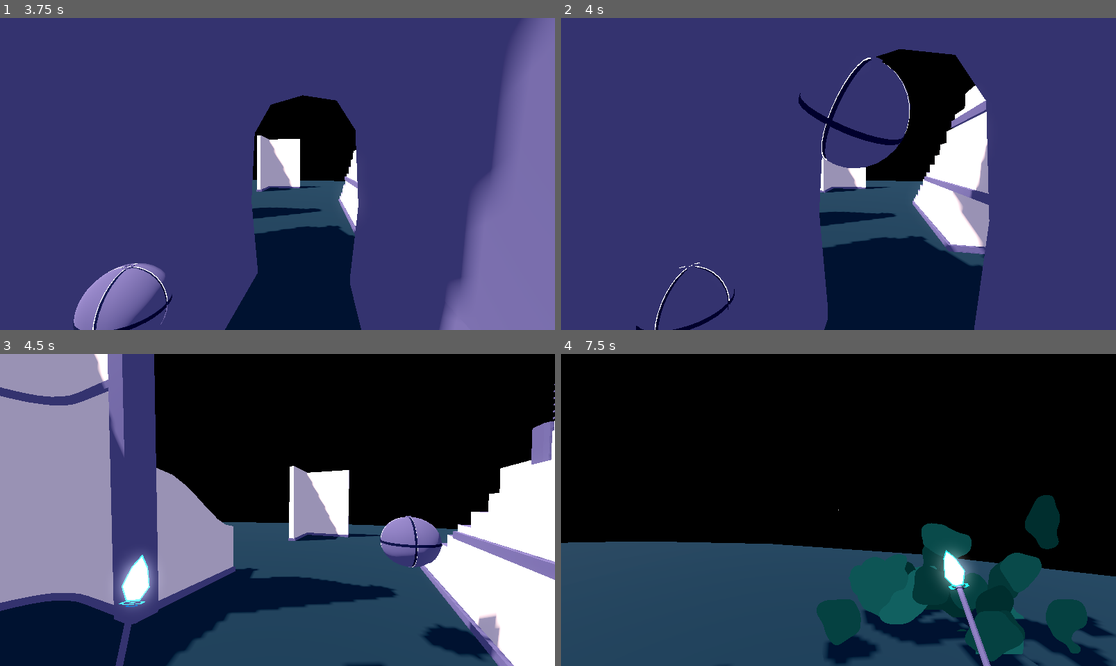
Above: before the commit, frames 1-4 (two rows, left to right).
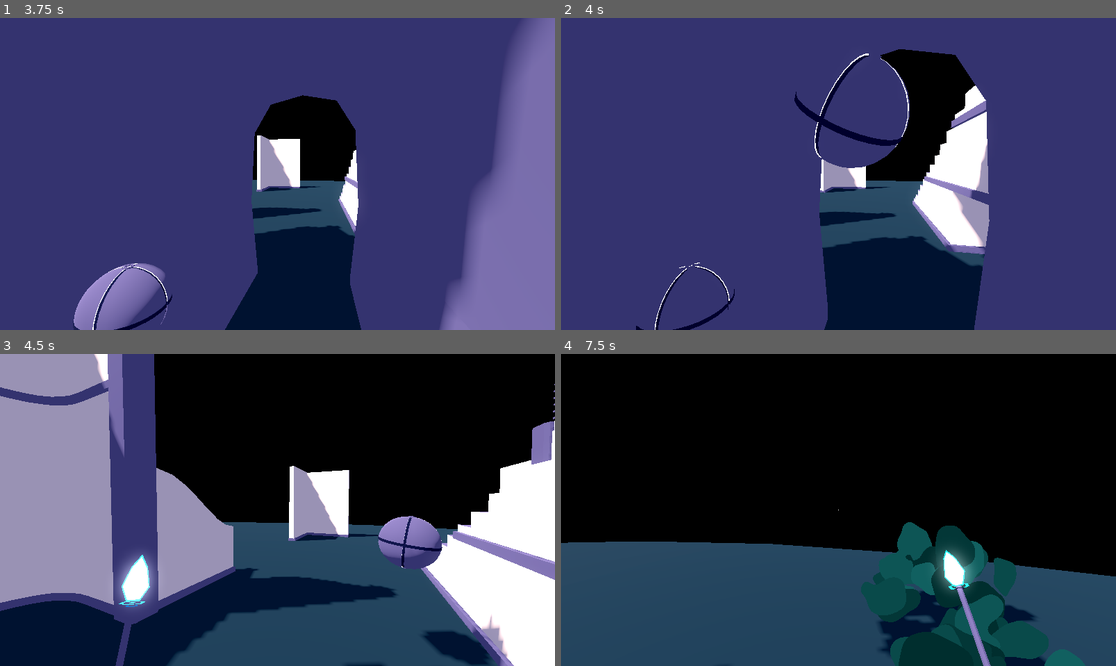
Above: after the commit, the same moments.

Repository: CANSLP/vfx-suite
Game: Godot game, scene res://scenes/test_scene.tscn
The game is run twice, just before and just after one commit, with the same random seed, the same clock (stepped at 60 frames per second) and the same inputs.
Inputs (mouse positions are in pixels of both pictures, inside the frame that each line leads up to):
- Up to frame 1 (3.75 s): tap Enter at 0.5 s; move the mouse to (399, 158) at 0.52 s; press the mouse at (399, 158) at 0.53 s; hold D (rightward) 0.53-1.28 s; tap Space (jump) at 0.77, 1.52, 3.02 s; move the mouse to (249, 174) at 1.27 s; release the mouse at (249, 174) at 1.28 s; hold W (forward) from 1.28 s (still down); click (249, 174) at 1.35 s; move the mouse to (288, 167) at 2.02 s; hold Shift (crouch) 2.03-2.78 s; click (288, 167) at 2.3 s; move the mouse to (271, 180) at 2.77 s; tap 1 (hand_1) at 2.85 s; click (271, 180) at 3.05 s; move the mouse to (316, 177) at 3.52 s; hold 2 (hand_2) from 3.53 s (still down)
- Up to frame 2 (4 s): keep holding W (forward); keep holding 2 (hand_2); tap Space (jump) at 3.77 s; click (877, 177) at 3.8 s
- Up to frame 3 (4.5 s): keep holding W (forward); move the mouse to (233, 506) at 4.27 s; release 2 (hand_2) at 4.28 s; tap 3 (hand_3) at 4.35 s
- Up to frame 4 (7.5 s): tap Space (jump) at 4.52, 6.02, 6.77 s; click (794, 506) at 4.55 s; move the mouse to (844, 510) at 5.02 s; hold E (hand_scroll+) 5.03-5.78 s; click (844, 510) at 5.3 s; move the mouse to (816, 503) at 5.77 s; release W (forward) at 5.78 s; hold D (rightward) 5.78-6.53 s; tap Q (hand_scroll-) at 5.85 s; click (816, 503) at 6.05 s; move the mouse to (866, 510) at 6.52 s; hold Ctrl (run) 6.53-7.28 s; hold W (forward) from 6.53 s (still down); click (866, 510) at 6.8 s; move the mouse to (810, 510) at 7.27 s; click (810, 510) at 7.35 s

Frame 1 is identical in both runs. In frame 2, 1.0% of the frame differs, in the area x 42-63%, y 11-49%; in frame 3, 1.0%; in frame 4, 9.5%, in the area x 46-100%, y 45-100%.

Commit message:
explosion rims size tweak

Diff:
--- a/scripts/bomb_explosion.gd
+++ b/scripts/bomb_explosion.gd
@@ -28,7 +28,7 @@
 	time += delta
 	$light.light_energy = 25*clamp(pow(2.0*(0.5-time),5.0),0,1)
 
-	$rims.scale = Vector3(1,1,1)*clamp(pow(time*5.0,0.125),0,1)
+	$rims.scale = Vector3(1,1,1)*clamp(pow(time*5.0,0.5),0,1)
 	mat_rims.set("shader_parameter/time",clamp(pow(time*5.0,0.125),0,1));
 	mat_rims.set("shader_parameter/brightness",10.0*clamp(pow(time*5.0,0.125),0,1));
 
--- a/scripts/player_hand.gd
+++ b/scripts/player_hand.gd
@@ -17,7 +17,7 @@
 var update_watch
 
 var hand_side = 1
-var throw_vector = Vector3(-0.1*hand_side,0.5,-1)
+var throw_vector = Vector3(-0.1*hand_side,0,-1)
 
 var walk_bob : float = 0.0
 
@@ -98,7 +98,7 @@
 	var bomb = pf_bomb.instantiate()
 	item_bin.add_child(bomb)
 	bomb.global_position = $bomb.global_position
-	bomb.linear_velocity = global_basis*throw_vector*10
+	bomb.linear_velocity = ((global_basis*throw_vector)+Vector3(0,0.5,0))*10
 
 func start_wand():
 	$wand.shooting = true
